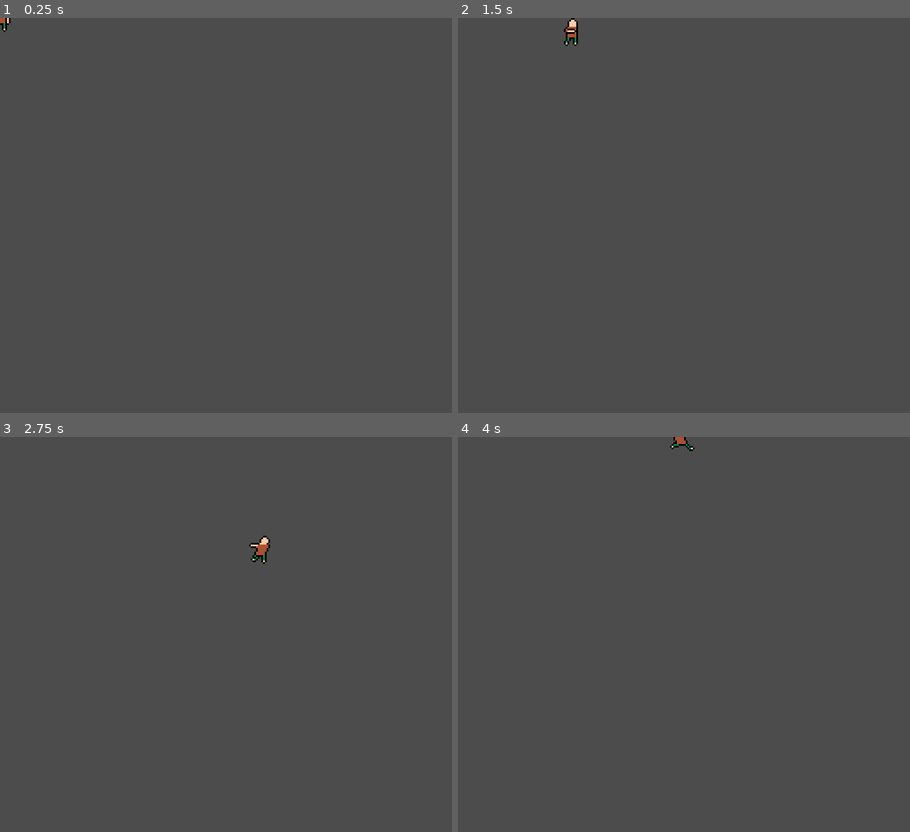
Above: before the commit, frames 1-4 (two rows, left to right).
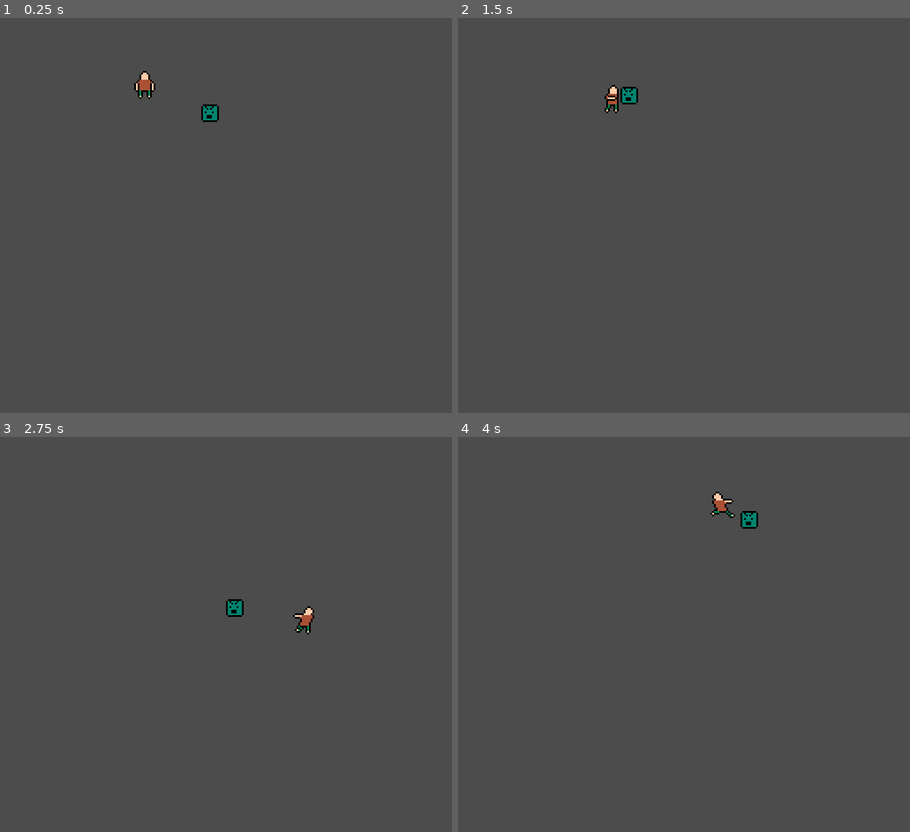
Above: after the commit, the same moments.

Repository: Gidaio/retro-8-bit-game-jam
Game: Godot game, scene res://scenes/main.tscn
Two runs of this game, one before a commit and one after it. Both use one fixed random seed, a clock stepped at 60 frames per second and the inputs below. Before the commit the project starts from res://scenes/player.tscn.
Inputs:
- Up to frame 1 (0.25 s): no input
- Up to frame 2 (1.5 s): hold Right (right) 0.53-1.28 s; tap Z (attack) at 0.6, 1.35 s; hold Down (down) from 1.28 s (still down)
- Up to frame 3 (2.75 s): release Down (down) at 2.03 s; hold Right (right) from 2.03 s (still down); tap X (dash) at 2.1 s; tap Z (attack) at 2.3 s
- Up to frame 4 (4 s): release Right (right) at 2.78 s; hold Up (up) 2.78-3.53 s; tap Z (attack) at 2.85, 3.6 s; hold Left (left) from 3.53 s (still down)

The runs differ from the first frame. In frame 1, 0.4% of the frame differs, in the area x 0-49%, y 0-27%; in frame 2, 0.5%; in frame 3, 0.5%, in the area x 50-70%, y 25-50%; in frame 4, 0.4%.

Commit message:
a stupid enemy

Diff:
--- a/project.godot
+++ b/project.godot
@@ -15,7 +15,7 @@
 
 [application]
 
-run/main_scene="res://scenes/player.tscn"
+run/main_scene="res://scenes/main.tscn"
 
 [display]
 
--- /dev/null
+++ b/scenes/enemy.gd
@@ -0,0 +1,17 @@
+extends KinematicBody2D
+
+
+export (int) var speed = 75
+var player: KinematicBody2D
+
+
+func _ready():
+	player = $"../Player"
+	if !player:
+		print_debug("No player!")
+		queue_free()
+
+
+func _physics_process(_delta):
+	var direction = (player.global_position - global_position).normalized()
+	var _velocity = move_and_slide(direction * speed)
--- /dev/null
+++ b/scenes/enemy.tscn
@@ -0,0 +1,17 @@
+[gd_scene load_steps=4 format=2]
+
+[ext_resource path="res://sprites/enemy.png" type="Texture" id=1]
+[ext_resource path="res://scenes/enemy.gd" type="Script" id=2]
+
+[sub_resource type="RectangleShape2D" id=1]
+extents = Vector2( 4.98299, 4.95341 )
+
+[node name="Enemy" type="KinematicBody2D"]
+script = ExtResource( 2 )
+
+[node name="CollisionShape2D" type="CollisionShape2D" parent="."]
+shape = SubResource( 1 )
+
+[node name="Sprite" type="Sprite" parent="."]
+texture = ExtResource( 1 )
+hframes = 2
--- /dev/null
+++ b/scenes/main.tscn
@@ -0,0 +1,12 @@
+[gd_scene load_steps=3 format=2]
+
+[ext_resource path="res://scenes/enemy.tscn" type="PackedScene" id=1]
+[ext_resource path="res://scenes/player.tscn" type="PackedScene" id=2]
+
+[node name="Node2D" type="Node2D"]
+
+[node name="Player" parent="." instance=ExtResource( 2 )]
+position = Vector2( 82.1337, 37.9674 )
+
+[node name="Enemy" parent="." instance=ExtResource( 1 )]
+position = Vector2( 135.792, 62.1814 )
--- a/scenes/player.gd
+++ b/scenes/player.gd
@@ -51,6 +51,8 @@
 		"running":
 			if Input.is_action_just_pressed("attack"):
 				state = "attacking"
+				$AnimationPlayer.play("attack")
+				var _error = $AnimationPlayer.connect("animation_finished", self, "_on_AnimationPlayer_animation_finished", [], CONNECT_ONESHOT)
 				continue
 			if Input.is_action_just_pressed("dash") and velocity.length_squared() > 0:
 				state = "dashing"
@@ -61,9 +63,6 @@
 			get_input()
 			velocity = move_and_slide(velocity * speed)
 			handle_running_sprite()
-		"attacking":
-			$AnimationPlayer.play("attack")
-			$AnimationPlayer.connect("animation_finished", self, "_on_AnimationPlayer_animation_finished", [], CONNECT_ONESHOT)
 		"dashing":
 			dash_timer -= delta
 			if dash_timer <= 0:
--- a/scenes/player.tscn
+++ b/scenes/player.tscn
@@ -4,7 +4,7 @@
 [ext_resource path="res://scenes/player.gd" type="Script" id=2]
 
 [sub_resource type="RectangleShape2D" id=1]
-extents = Vector2( 6.78284, 7.99573 )
+extents = Vector2( 4.54226, 7.99573 )
 
 [sub_resource type="Animation" id=2]
 resource_name = "attack"
@@ -54,7 +54,7 @@
 "values": [ 0, 1, 0, 2 ]
 }
 
-[node name="KinematicBody2D" type="KinematicBody2D"]
+[node name="Player" type="KinematicBody2D"]
 script = ExtResource( 2 )
 dash_speed = 400
 dash_length = 0.1
@@ -66,7 +66,6 @@
 texture = ExtResource( 1 )
 vframes = 3
 hframes = 4
-frame = 4
 
 [node name="AnimationPlayer" type="AnimationPlayer" parent="."]
 anims/attack = SubResource( 2 )
Binary file added: sprites/enemy.png
Not shown, added: sprites/enemy.png.import
